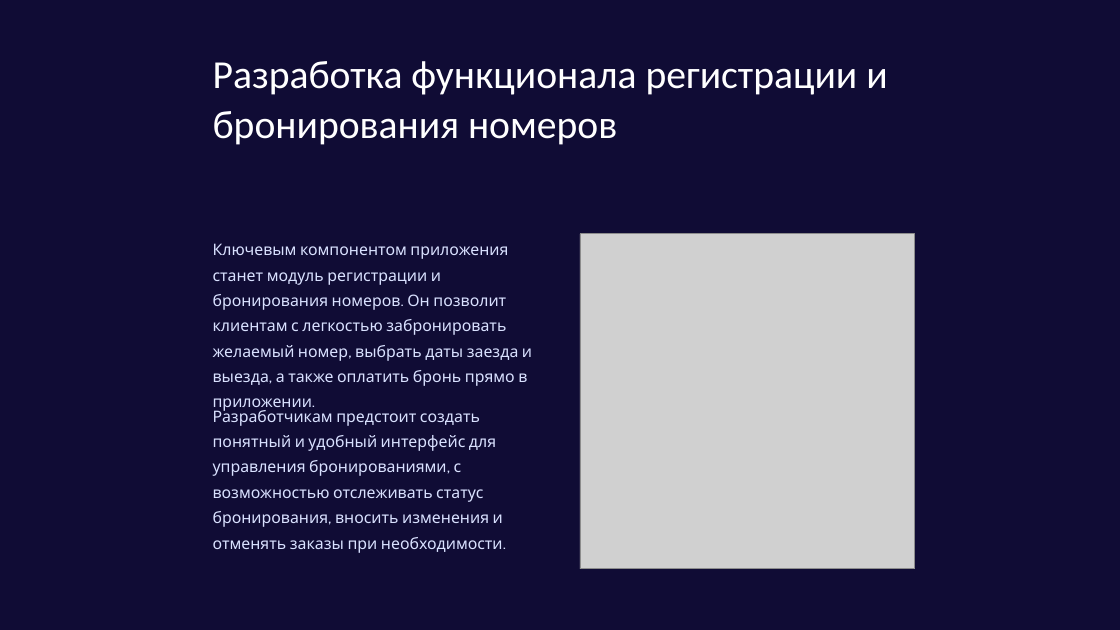
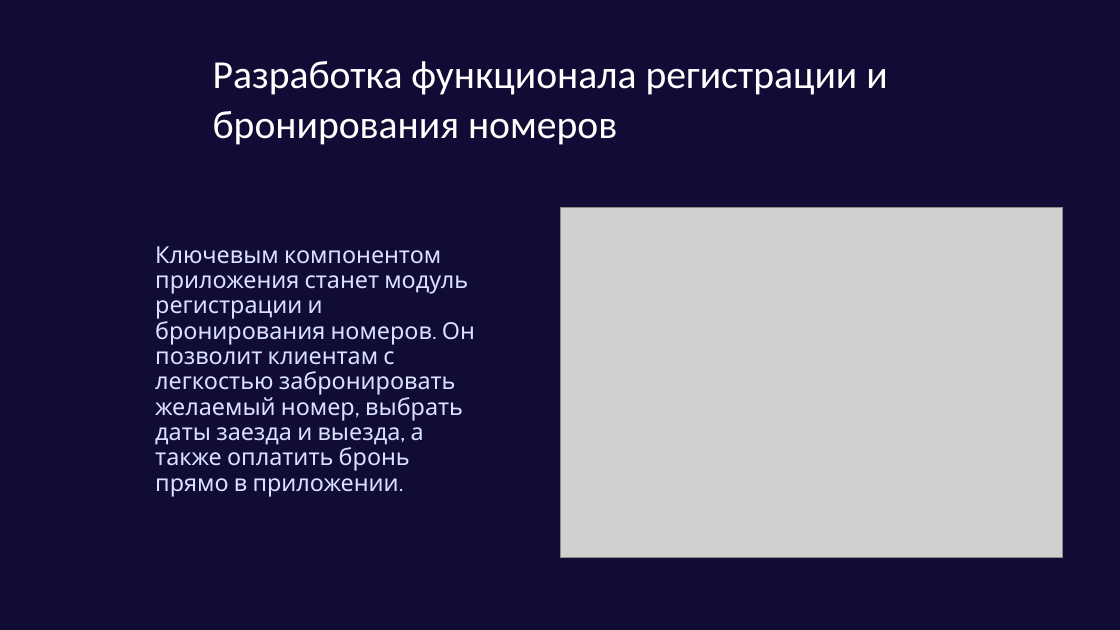
Before and after one commit to Savi2345/Peredacha, a slide deck: slide 3 of Vvedenie-v-razrabotku-prilozheniya-dlya-zapisi-klientov-v-otele.pptx (slide 5 before the commit). Drawn at 1120x630 pixels with LibreOffice and Linux fonts; fonts in the diff are those of the drawing; grey boxes stand for pictures. Boxes give left, top, right and bottom in pixels: in the first picture for what was removed or moved away, otherwise in the second. Text is boxed around its words. In the diff, an @@ line names an element or a change of style, - is before the commit and + after.

```diff
--- a/Vvedenie-v-razrabotku-prilozheniya-dlya-zapisi-klientov-v-otele.pptx
+++ b/Vvedenie-v-razrabotku-prilozheniya-dlya-zapisi-klientov-v-otele.pptx
@@ picture resized from (x1=580, y1=234, x2=915, y2=569) to (x1=560, y1=207, x2=1063, y2=558) @@
@@ text "Ключевым компонентом приложения станет модуль ..." moved from (x1=213, y1=243, x2=532, y2=386) to (x1=155, y1=246, x2=475, y2=497) @@
@@ text "Ключевым компонентом приложения станет модуль ..." at (x1=155, y1=246, x2=475, y2=497): size 16.3 to 24 pt @@
@@ text removed at (x1=213, y1=407, x2=503, y2=553) @@
-Разработчикам предстоит создать понятный и удобный интерфейс для управления бронированиями, с возможностью отслеживать статус бронирования, вносить изменения и отменять заказы при необходимости.
```
Also in this commit, not shown: 3 other slides changed, 2 slides added, 5 slides removed.
